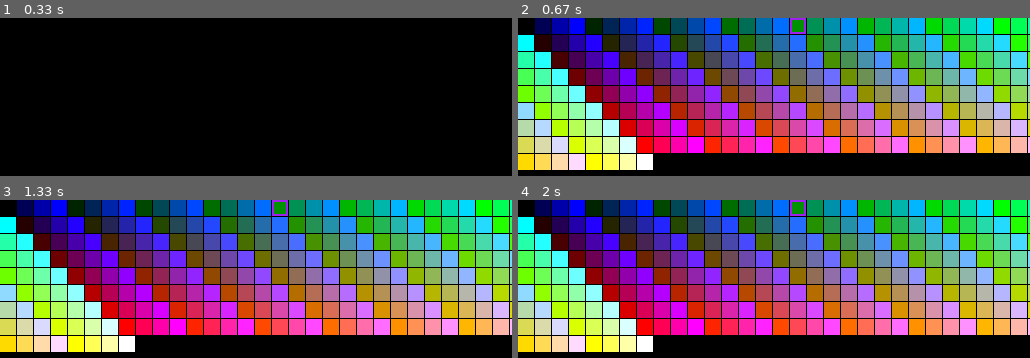
Above: before the commit, frames 1-4 (two rows, left to right).
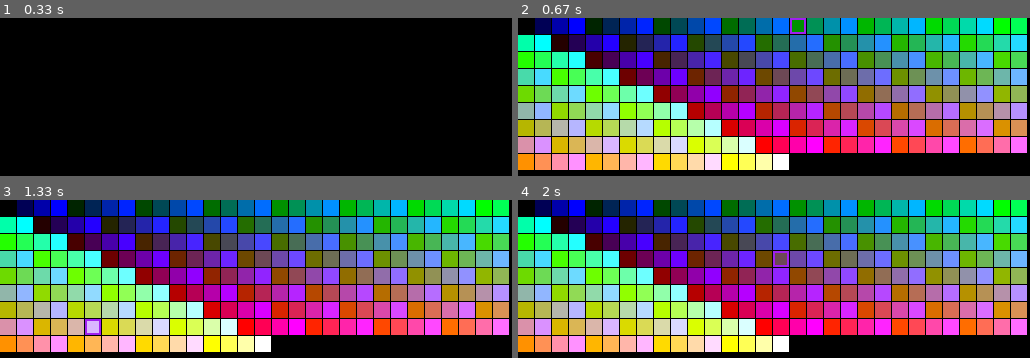
Above: after the commit, the same moments.

Repository: barbeque/Learning
Game: pygame game, started from palettes/palpaint.py
The game is run twice, just before and just after one commit, with the same random seed, the same clock (stepped at 60 frames per second) and the same inputs. The source is Python 2; it was converted automatically to run under Python 3.
Inputs (mouse positions are in pixels of both pictures, inside the frame that each line leads up to):
- Up to frame 1 (0.33 s): no input
- Up to frame 2 (0.67 s): tap P at 0.33 s
- Up to frame 3 (1.33 s): click (outside the picture) at 0.72 s; click (97, 334) at 1.05 s
- Up to frame 4 (2 s): click (outside the picture) at 1.38 s; click (784, 263) at 1.72 s

Frame 1 is identical in both runs. In frame 2, 72% of the frame differs, in the area x 0-100%, y 0-97%; in frame 3, 72%; in frame 4, 72%.

Commit message:
I do declare that i have the start of a paint program

Diff:
--- a/palettes/palpaint.py
+++ b/palettes/palpaint.py
@@ -59,7 +59,7 @@
 			# draw selection box
 			drawSelectionBox(surface, x, y, boxSize)
 
-		if x + boxSize + boxGap > surface.get_width():
+		if x + (boxSize + boxGap)*2 >= surface.get_width(): # x2 to make sure the next rect is COMPLETELY CONTAINED within the screen
 			x = 0
 			y += boxSize + boxGap
 		else:
@@ -120,8 +120,10 @@
 			cursorX = mouseX / (boxSize + boxGap)
 			cursorY = mouseY / (boxSize + boxGap)
 			if paletteOpen:
-				print 'Palette selection attempted TODO'
+				tilesPerRow = (width / (boxSize + boxGap))
+				paintIndex = cursorY * (width / (boxSize + boxGap)) + cursorX
 			else:
+				# TODO bounds check
 				spriteBuffer[cursorY][cursorX] = paintIndex
 
 	if paletteOpen:
